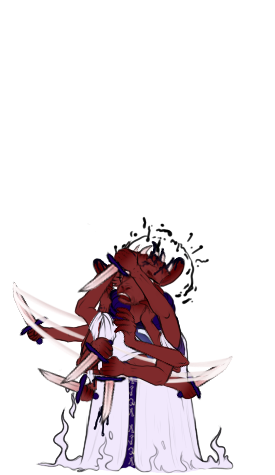
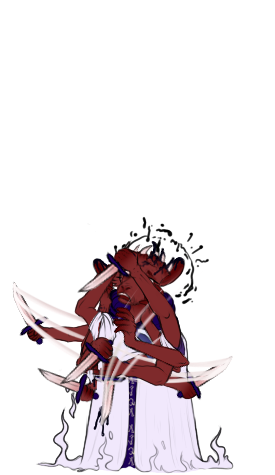
Layers edited between the first and the second 275 x 475 image:
removed group "mains" (23 layers) over bbox(94, 274, 193, 426)
renamed "se prend des dégâts" to "mains", moved it out of group "mains" over bbox(94, 274, 193, 426)
removed group "attaque_cri" (1st of 2, in "mains") (10 layers) from group "mains" over bbox(94, 274, 188, 426)
renamed "depart" to "attaque_cri", moved it into group "mains" over bbox(94, 274, 193, 426)
added group "depart" with 4 layers in group "attaque_cri" over bbox(94, 274, 188, 385)
renamed "bras_droit_attaque_cri" to "dague_main_droite_attaque_cri", moved it into group "depart", painted on it over bbox(94, 274, 188, 385)
renamed "bras_gauche_attaque_cri" to "bras_droit_attaque_cri", moved it into group "depart", painted on it over bbox(94, 299, 179, 385)
moved "arrivée" into group "attaque_cri" over bbox(94, 274, 193, 426)
renamed "bras_droit_attaque_cri" to "attaque_cri_arrivée_slash", opacity 100% → 80%, painted on it over bbox(94, 274, 193, 426)
moved "folie" (1st of 2, in "mains") into group "mains" over bbox(99, 274, 182, 374)
moved "attaque_slash" (1st of 2, in "mains") into group "mains" over bbox(94, 281, 188, 401)
renamed "slash_attaque_droite" to "slash_attaque_gauche", painted on it over bbox(94, 282, 188, 390)
renamed "main_attaque_slash_droite" to "main_attaque_slash_gauche", painted on it over bbox(94, 281, 188, 401)
renamed "slash_attaque_gauche" to "slash_attaque_droite", moved it above "main_attaque_slash_droite", painted on it over bbox(94, 282, 188, 390)
renamed "main_dague_idle" to "main_attaque_slash_droite", moved it into group "attaque_slash", painted on it over bbox(94, 318, 184, 406)
renamed "capuche" to "lumière_luciole", painted on it over bbox(101, 287, 176, 383)
painted on "corps_idle&attaques" over bbox(94, 304, 185, 426)
painted on "corps_folie&dégats" over bbox(94, 304, 185, 426)
…and 39 more changes (8 added, 23 painted, 6 removed, 22 renamed, 12 stack)
